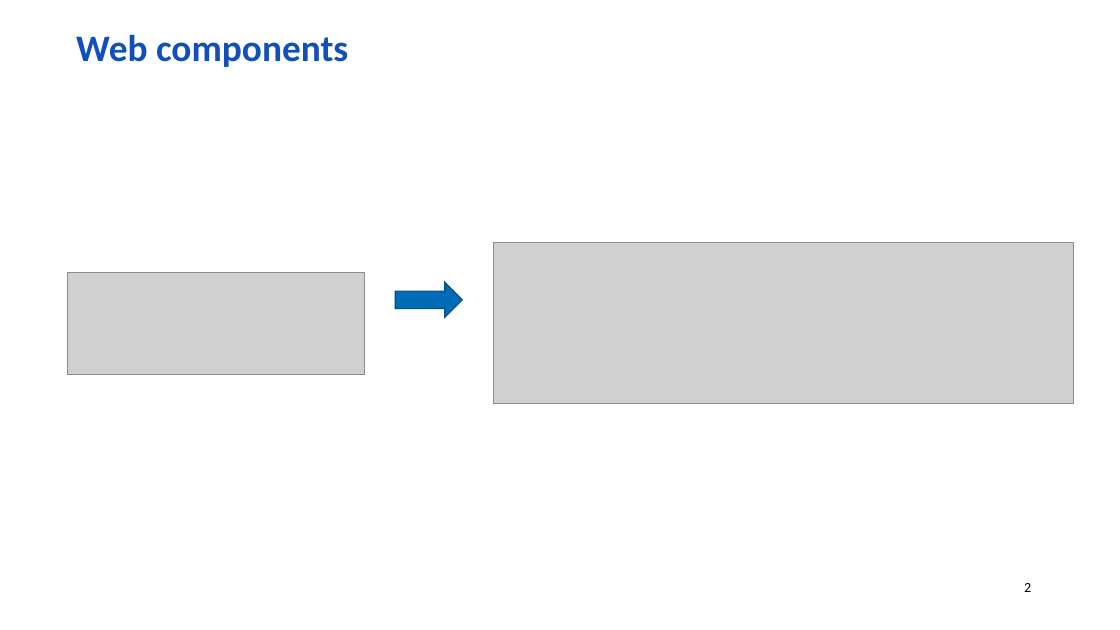
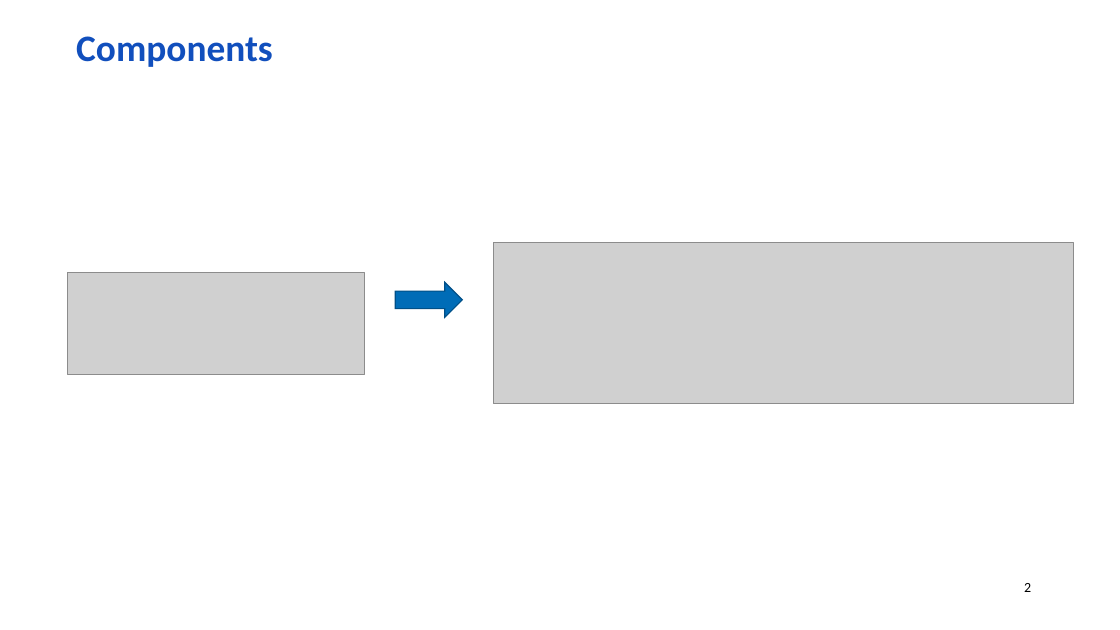
Before and after one commit to wolf-off/dom-di, a slide deck: slide 2 of DOM-DI.pptx. Drawn at 1120x630 pixels with LibreOffice and Linux fonts; fonts in the diff are those of the drawing; grey boxes stand for pictures; background and template pictures are left out. Boxes give left, top, right and bottom in pixels: in the first picture for what was removed or moved away, otherwise in the second. Text is boxed around its words. In the diff, an @@ line names an element or a change of style, - is before the commit and + after.

```diff
--- a/DOM-DI.pptx
+++ b/DOM-DI.pptx
@@ text at [76,36,273,67]: text changed @@
-Web components
+Components
```
Also in this commit, not shown: 1 other slide changed, 1 other file.
